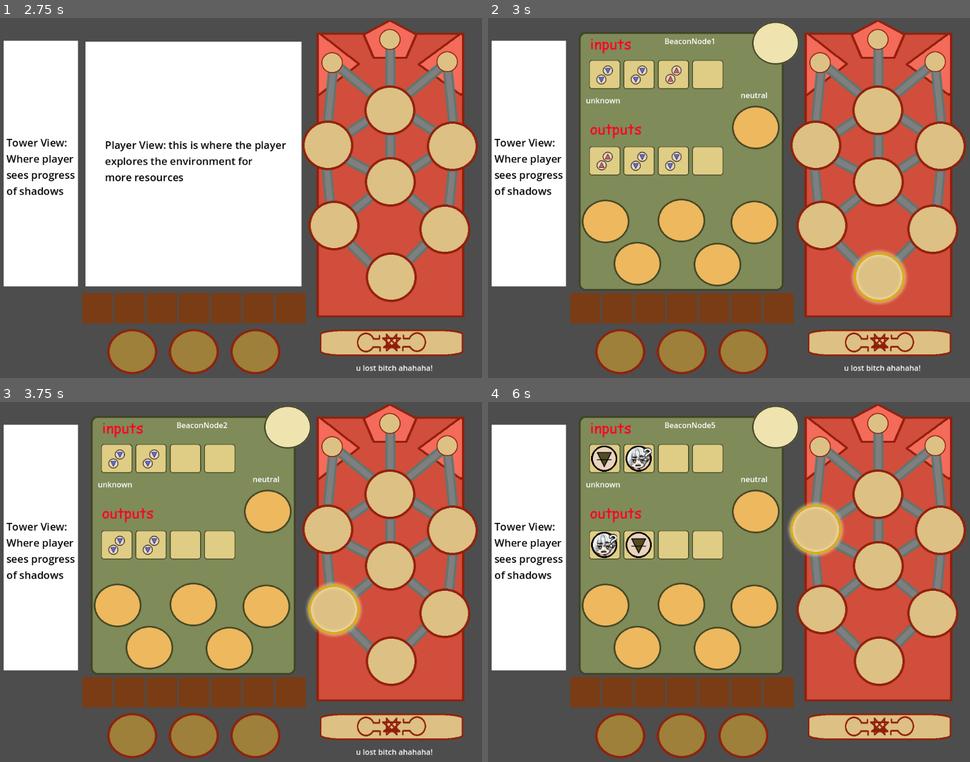
Above: before the commit, frames 1-4 (two rows, left to right).
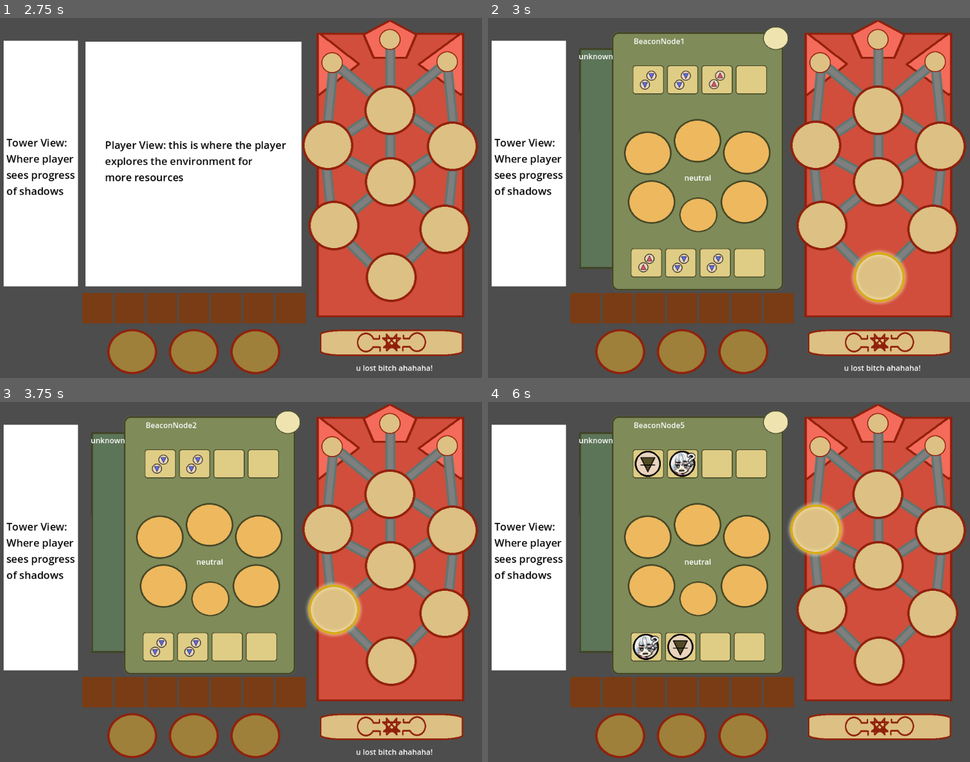
Above: after the commit, the same moments.

Repository: mccajd/Quintessential
Game: Godot game, scene res://Levels/beacon_puzzle_main.tscn
Same seed, same stepped clock (60 frames per second), same inputs: the game is played once before the commit and once after it.
Inputs (mouse positions are in pixels of both pictures, inside the frame that each line leads up to):
- Up to frame 1 (2.75 s): click (390, 342) at 0.5 s; click (390, 342) at 1.25 s; click (390, 342) at 2 s
- Up to frame 2 (3 s): tap Enter at 2.75 s; move the mouse to (878, 277) at 2.77 s; press the mouse at (878, 277) at 2.78 s
- Up to frame 3 (3.75 s): tap Space at 3.5 s; move the mouse to (332, 607) at 3.52 s; release the mouse at (332, 607) at 3.53 s; click (332, 607) at 3.6 s
- Up to frame 4 (6 s): tap Enter at 4.25, 5.75 s; move the mouse to (931, 610) at 4.27 s; press the mouse at (931, 610) at 4.28 s; tap Space at 5 s; move the mouse to (878, 564) at 5.02 s; release the mouse at (878, 564) at 5.03 s; click (878, 564) at 5.1 s; move the mouse to (815, 528) at 5.77 s; press the mouse at (815, 528) at 5.78 s

Frame 1 is identical in both runs. In frame 2, 18% of the frame differs, in the area x 18-65%, y 1-76%; in frame 3, 18%; in frame 4, 18%.

Commit message:
fix issue with push_front, update view for nodebg

Diff:
--- a/Levels/beacon_puzzle_main.tscn
+++ b/Levels/beacon_puzzle_main.tscn
@@ -69,7 +69,7 @@
 position = Vector2(216, 383)
 id = 3
 availableNodeIds = Array[int]([1, 4, 6])
-inputs = Array[String](["air_mote", "air_mote"])
+inputs = Array[String](["air"])
 
 [node name="BeaconNode4" parent="BeaconTower" groups=["BeaconNodes"] instance=ExtResource("4_b3dfw")]
 z_index = 1
@@ -306,10 +306,10 @@
 position = Vector2(184, 16)
 
 [node name="InputContainer" type="HBoxContainer" parent="MockUI/BeaconNodeView/BeaconNodeMenu"]
-offset_left = 34.0
-offset_top = 71.0
-offset_right = 209.0
-offset_bottom = 111.0
+offset_left = 126.0
+offset_top = 82.0
+offset_right = 301.0
+offset_bottom = 122.0
 scale = Vector2(1.613, 1.613)
 
 [node name="InputSlot1" parent="MockUI/BeaconNodeView/BeaconNodeMenu/InputContainer" instance=ExtResource("7_t800s")]
@@ -324,10 +324,10 @@
 position = Vector2(135, 0)
 
 [node name="OutputContainer" type="HBoxContainer" parent="MockUI/BeaconNodeView/BeaconNodeMenu"]
-offset_left = 34.0
-offset_top = 253.0
-offset_right = 209.0
-offset_bottom = 293.0
+offset_left = 122.0
+offset_top = 468.0
+offset_right = 297.0
+offset_bottom = 508.0
 scale = Vector2(1.613, 1.613)
 
 [node name="OutputSlot1" parent="MockUI/BeaconNodeView/BeaconNodeMenu/OutputContainer" instance=ExtResource("7_t800s")]
@@ -378,17 +378,17 @@
 scale = Vector2(0.265203, 0.567695)
 
 [node name="SelectedNodeLabel" type="Label" parent="MockUI/BeaconNodeView/BeaconNodeMenu"]
-offset_left = 195.0
+offset_left = 130.0
 offset_top = 21.0
-offset_right = 303.0
+offset_right = 238.0
 offset_bottom = 48.0
 text = "none selected"
 
 [node name="SelectedTransformationLabel" type="Label" parent="MockUI/BeaconNodeView/BeaconNodeMenu"]
-offset_left = 331.0
-offset_top = 135.0
-offset_right = 439.0
-offset_bottom = 158.0
+offset_left = 224.0
+offset_top = 309.0
+offset_right = 307.0
+offset_bottom = 332.0
 text = "neutral
 "
 horizontal_alignment = 1
@@ -413,37 +413,39 @@
 autowrap_mode = 2
 
 [node name="AvailableItemsLabel" type="Label" parent="MockUI/BeaconNodeView/BeaconNodeMenu"]
-offset_left = 29.0
-offset_top = 146.0
-offset_right = 325.0
-offset_bottom = 201.0
+offset_left = 14.0
+offset_top = 53.0
+offset_right = 120.0
+offset_bottom = 108.0
 
 [node name="ShowNodeMenuButton" parent="MockUI/BeaconNodeView/BeaconNodeMenu" instance=ExtResource("2_svd78")]
-position = Vector2(374, -18)
+position = Vector2(400, -3)
+scale = Vector2(0.54, 0.54)
 script = SubResource("GDScript_vcol3")
 
 [node name="SolutionButton" parent="MockUI/BeaconNodeView/BeaconNodeMenu" instance=ExtResource("2_svd78")]
-position = Vector2(15, 358)
+position = Vector2(104, 214)
 transformation_type = "solution"
 
 [node name="DissolutionButton" parent="MockUI/BeaconNodeView/BeaconNodeMenu" instance=ExtResource("2_svd78")]
-position = Vector2(82, 447)
+position = Vector2(112, 317)
 transformation_type = "dissolution"
 
 [node name="AscensionButton" parent="MockUI/BeaconNodeView/BeaconNodeMenu" instance=ExtResource("2_svd78")]
-position = Vector2(175, 356)
+position = Vector2(209, 188)
 transformation_type = "ascension"
 
 [node name="SublimationButton" parent="MockUI/BeaconNodeView/BeaconNodeMenu" instance=ExtResource("2_svd78")]
-position = Vector2(251, 449)
+position = Vector2(308, 317)
 transformation_type = "sublimation"
 
 [node name="DistillationButton" parent="MockUI/BeaconNodeView/BeaconNodeMenu" instance=ExtResource("2_svd78")]
-position = Vector2(329, 360)
+position = Vector2(313, 213)
 transformation_type = "distillation"
 
 [node name="ClearButton" parent="MockUI/BeaconNodeView/BeaconNodeMenu" instance=ExtResource("2_svd78")]
-position = Vector2(332, 160)
+position = Vector2(222, 355)
+scale = Vector2(0.8, 0.8)
 transformation_type = "neutral"
 
 [node name="TowerExteriorView" type="Node" parent="MockUI"]
--- a/Scripts/beacon_node.gd
+++ b/Scripts/beacon_node.gd
@@ -63,7 +63,7 @@
 		if !items.has(destination):
 			items[destination] = [products[i].item_key]
 			continue
-		var new_items = items[destination].push_front(products[i].item_key)
+		var new_items = items[destination] + [products[i].item_key]
 		items[destination] = new_items
 
 	output_dictionary = items
--- a/project.godot
+++ b/project.godot
@@ -15,12 +15,10 @@
 config/features=PackedStringArray("4.2", "GL Compatibility")
 config/icon="res://icon.svg"
 
-
 [display]
 
 window/size/viewport_width=1024
 window/size/viewport_height=768
-
 
 [dotnet]
 
Binary file changed: assets/beacon/node-bg.png
Not shown, added: assets/wanderer.png.import
Not shown, added: assets/wanderer0.02.png.import
Not shown, added: assets/wood_floors_pattern.png.import
